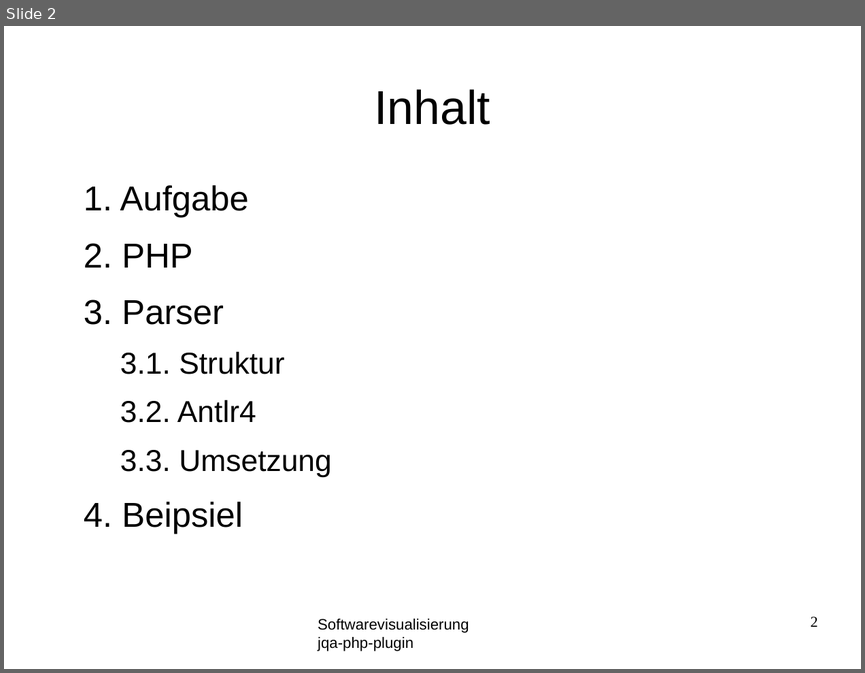
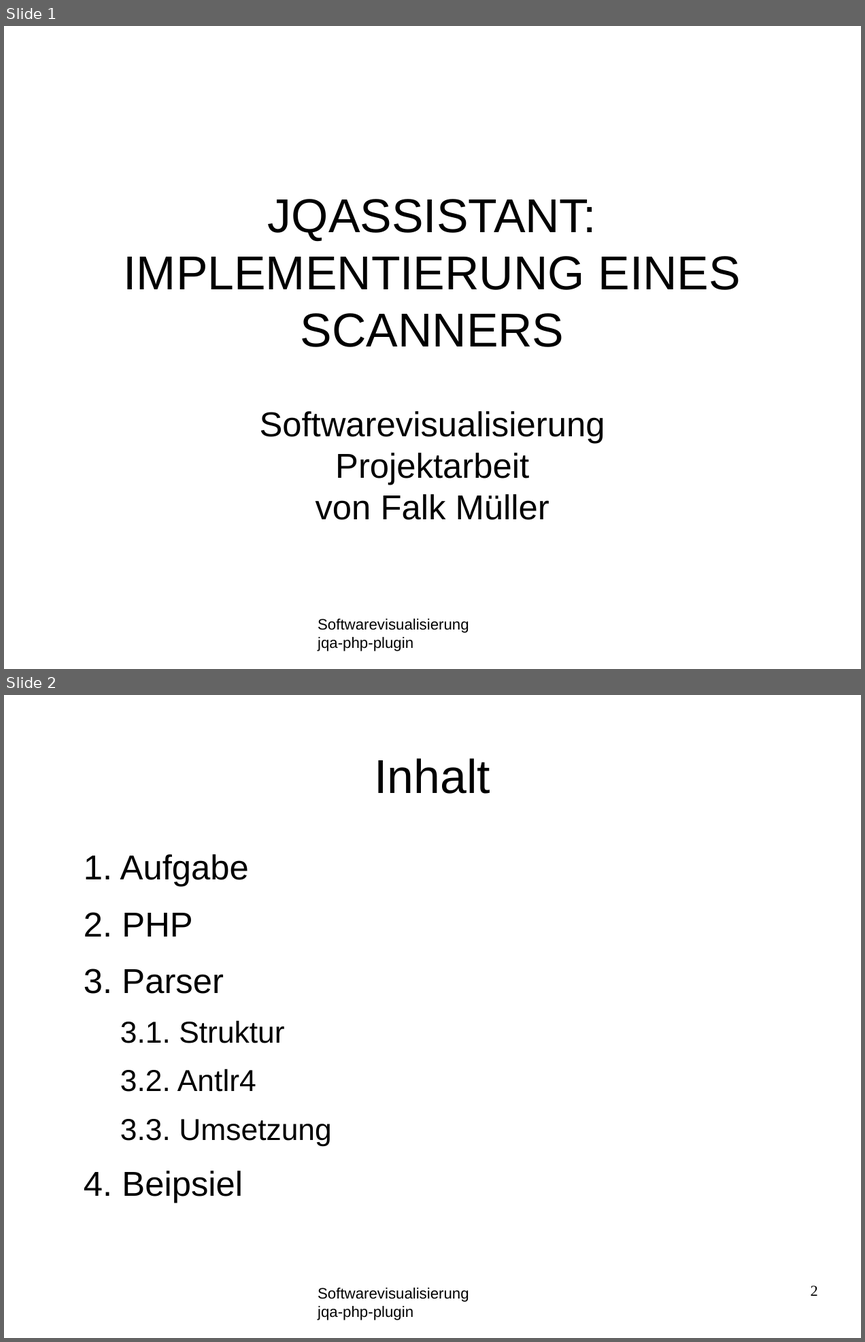
Before and after one commit to softvis-research/jqa-php-plugin, a slide deck: material/presentation.odp. Shown one above the other, each under a label of ours: slide 2 before the commit, slides 1 and 2 after it. The pictures are 865x673 and 865x1342 pixels, drawn with LibreOffice and Linux fonts; fonts in the diff are those of the drawing; background and template pictures are left out. Boxes give left, top, right and bottom in pixels: in the first picture for what was removed or moved away, otherwise in the second. Text is boxed around its words. In the diff, an @@ line names an element or a change of style, - is before the commit and + after.

```diff
--- a/material/presentation.odp
+++ b/material/presentation.odp
@@ slide 1 added at [4, 26, 861, 669], background #FFFFFF; not listed: 1 template element that a slide beside it also shows @@
@@ title added at [123, 199, 740, 347], 44 pt, text #000000 @@
+JQASSISTANT: IMPLEMENTIERUNG EINES
+SCANNERS
@@ subtitle added at [260, 411, 605, 520], 32 pt, text #000000 @@
+Softwarevisualisierung
+Projektarbeit
+von Falk Müller
```
Also in this commit, not shown: 4 other slides added, 1 slide removed, 1 other file.
